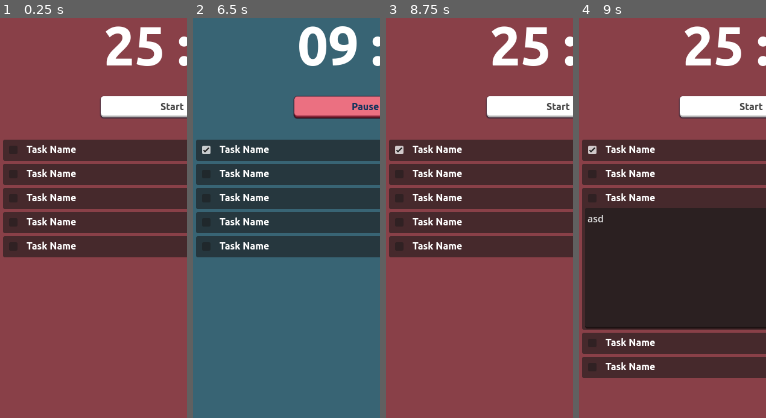
Above: before the commit, frames 1-4 (left to right).
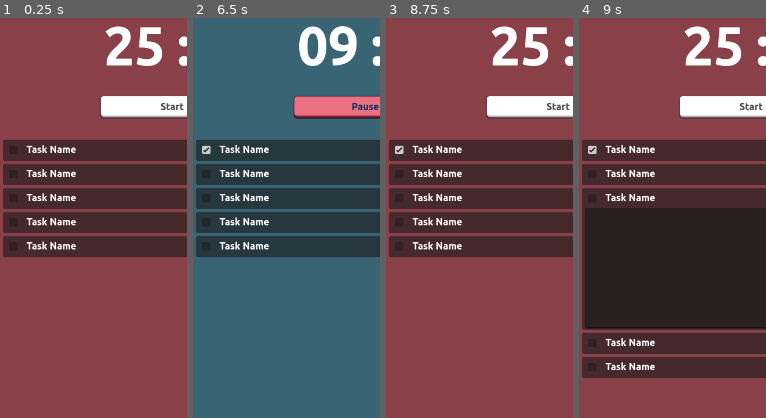
Above: after the commit, the same moments.

Repository: trubusoft/gomodoro
Game: Godot game, scene res://scenes/gomodoro.tscn
The game is run twice, just before and just after one commit, with the same random seed, the same clock (stepped at 60 frames per second) and the same inputs.
Inputs (mouse positions are % of the whole screen's width and height, from its top left):
- Up to frame 1 (0.25 s): no input
- Up to frame 2 (6.5 s): click "Start" at 0.5 s; click (4, 30) at 1.27 s; click ">>" at 2 s; click "Start" at 2.75 s; click (4, 30) at 3.52 s; click ">>" at 4.25 s; click (4, 30) at 5.02 s; click "Start" at 5.75 s
- Up to frame 3 (8.75 s): click ">>" at 6.5 s; tap Enter at 7.25 s; move the mouse to (45, 70) at 7.27 s; click (45, 70) at 7.42 s; tap Space at 8 s; move the mouse to (80, 65) at 8.02 s; click (80, 65) at 8.17 s
- Up to frame 4 (9 s): tap Enter at 8.75 s; move the mouse to (20, 35) at 8.77 s; click (20, 35) at 8.92 s
The pictures show only the part of the screen within x 1-51%, y 14-64%; the shares and areas given below are measured in that part.

Frames 1-3 are identical in both runs. In frame 4, less than 0.1% of the frame differs, in the area x 4-13%, y 49-52%.

Commit message:
Remove default text of TaskDescription

Diff:
--- a/scenes/task.tscn
+++ b/scenes/task.tscn
@@ -64,7 +64,6 @@
 custom_minimum_size = Vector2(0, 100)
 layout_mode = 2
 theme = ExtResource("4_ff5y2")
-text = "asd"
 wrap_mode = 1
 
 [connection signal="gui_input" from="Panel" to="." method="_on_panel_gui_input"]
